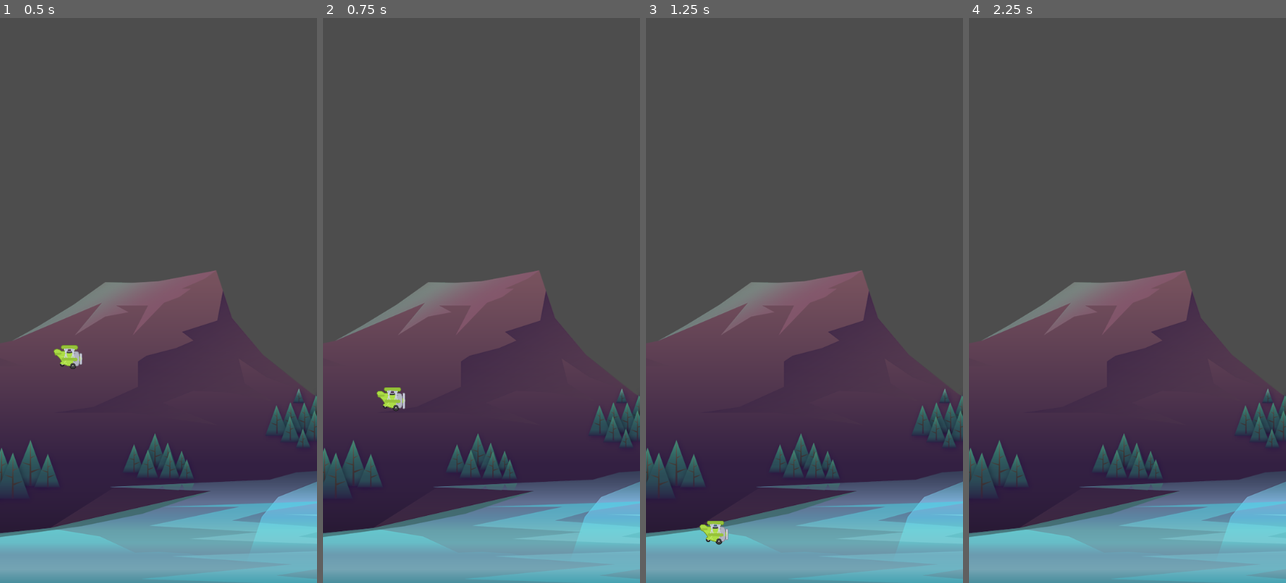
Above: before the commit, frames 1-4 (left to right).
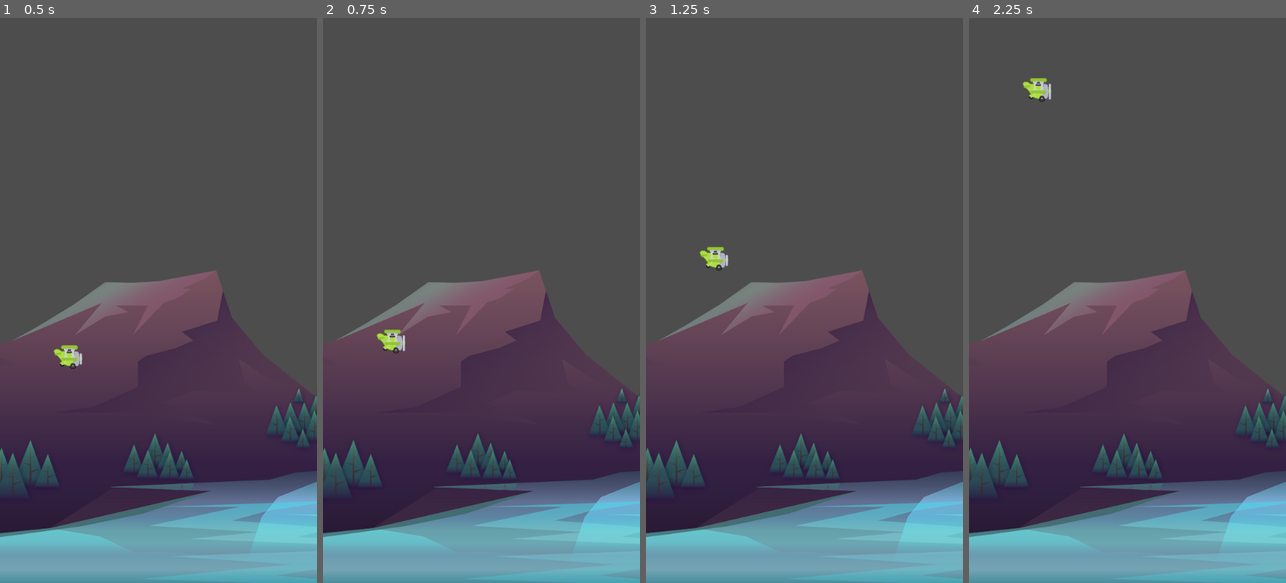
Above: after the commit, the same moments.

Repository: rubayet211/tappy_flappy
Game: Godot game, scene res://scenes/game/game.tscn
Two runs of this game, one before a commit and one after it. Both use one fixed random seed, a clock stepped at 60 frames per second and the inputs below.
Inputs:
- Up to frame 1 (0.5 s): no input
- Up to frame 2 (0.75 s): tap Space (fly, bound only after the commit) at 0.6 s
- Up to frame 3 (1.25 s): no input
- Up to frame 4 (2.25 s): tap Space (fly, bound only after the commit) at 1.35, 2.1 s

Frame 1 is identical in both runs. In frame 2, 0.5% of the frame differs, in the area x 16-26%, y 55-70%; in frame 3, 0.5%; in frame 4, 0.3%.

Commit message:
Added flight when pressed spacebar, added floor and ceiling. When floor is touched, game stops

Diff:
--- a/project.godot
+++ b/project.godot
@@ -21,6 +21,14 @@
 window/size/viewport_height=1280
 window/stretch/mode="canvas_items"
 
+[input]
+
+fly={
+"deadzone": 0.5,
+"events": [Object(InputEventKey,"resource_local_to_scene":false,"resource_name":"","device":-1,"window_id":0,"alt_pressed":false,"shift_pressed":false,"ctrl_pressed":false,"meta_pressed":false,"pressed":false,"keycode":0,"physical_keycode":32,"key_label":0,"unicode":32,"location":0,"echo":false,"script":null)
+]
+}
+
 [rendering]
 
 renderer/rendering_method="mobile"
--- /dev/null
+++ b/scenes/barrier/barrier.tscn
@@ -0,0 +1,10 @@
+[gd_scene load_steps=2 format=3 uid="uid://cggfr5fi82jvl"]
+
+[sub_resource type="RectangleShape2D" id="RectangleShape2D_wdsd4"]
+size = Vector2(740, 20)
+
+[node name="Barrier" type="StaticBody2D"]
+
+[node name="CollisionShape2D" type="CollisionShape2D" parent="."]
+position = Vector2(360, 0)
+shape = SubResource("RectangleShape2D_wdsd4")
--- a/scenes/game/game.tscn
+++ b/scenes/game/game.tscn
@@ -1,7 +1,8 @@
-[gd_scene load_steps=3 format=3 uid="uid://oj110njiilto"]
+[gd_scene load_steps=4 format=3 uid="uid://oj110njiilto"]
 
 [ext_resource type="Texture2D" uid="uid://d107yvb6k5itm" path="res://assets/background/rocks_2.png" id="1_qoi4y"]
 [ext_resource type="PackedScene" uid="uid://dkxil8now3dlk" path="res://scenes/plane/plane.tscn" id="2_80iqm"]
+[ext_resource type="PackedScene" uid="uid://cggfr5fi82jvl" path="res://scenes/barrier/barrier.tscn" id="3_ra2vc"]
 
 [node name="Game" type="Node2D"]
 
@@ -12,3 +13,9 @@
 
 [node name="Plane" parent="." instance=ExtResource("2_80iqm")]
 position = Vector2(155, 691)
+
+[node name="Barrier" parent="." instance=ExtResource("3_ra2vc")]
+position = Vector2(0, -25)
+
+[node name="Barrier2" parent="." instance=ExtResource("3_ra2vc")]
+position = Vector2(0, 1290)
--- a/scenes/plane/plane.gd
+++ b/scenes/plane/plane.gd
@@ -1,6 +1,10 @@
 extends CharacterBody2D
 
+@onready var animated_sprite_2d: AnimatedSprite2D = $AnimatedSprite2D
+
+
 const GRAVITY: float = 600.0
+const POWER: float = -600.0
 
 # Called when the node enters the scene tree for the first time.
 func _ready() -> void:
@@ -13,4 +17,17 @@
 
 func _physics_process(delta: float) -> void:
 	velocity.y += GRAVITY * delta
+	fly()
 	move_and_slide()
+
+	if is_on_floor() ==  true:
+		die()
+
+func fly() -> void:
+	if Input.is_action_just_pressed("fly") == true:
+		velocity.y = POWER
+
+
+func die() -> void:
+	animated_sprite_2d.stop()
+	set_physics_process(false)
